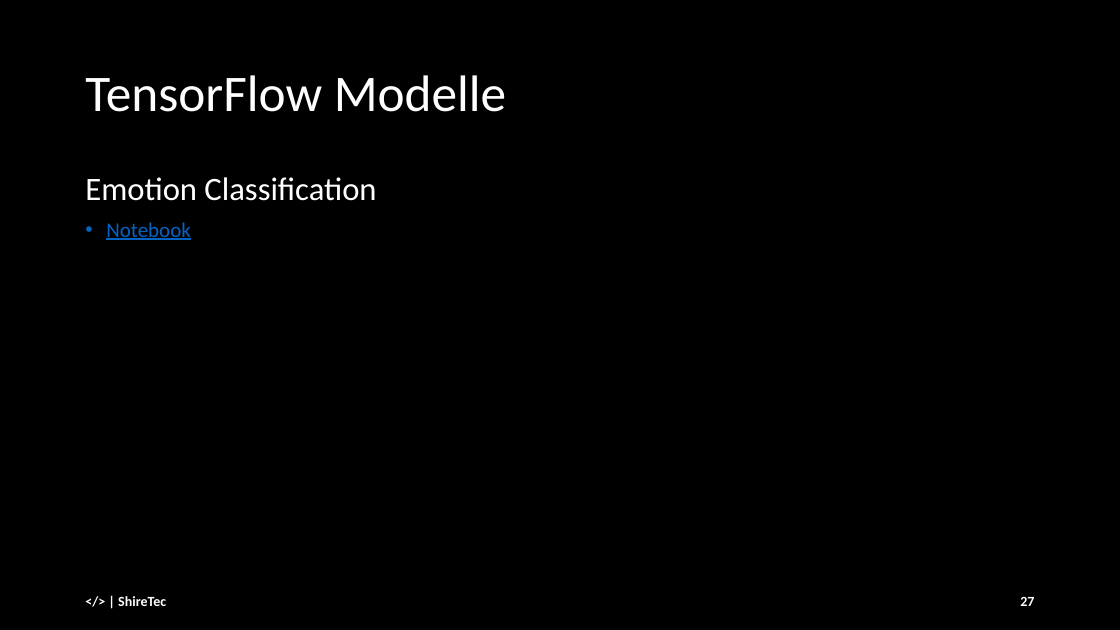
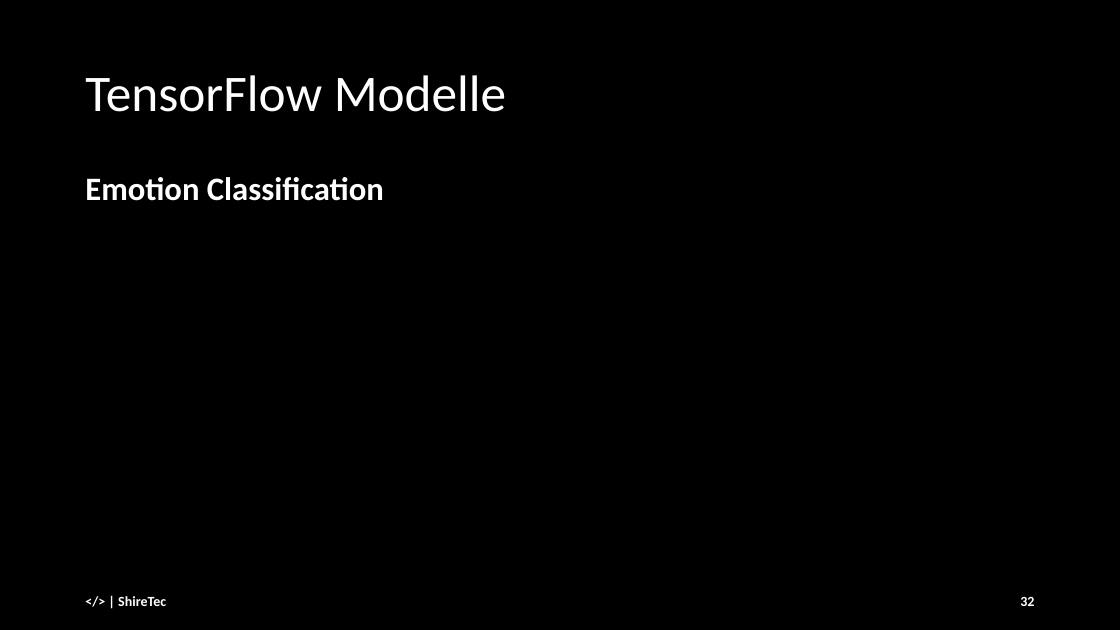
Before and after one commit to andre-anan-gilbert/Real-time-Facial-Age-and-Emotion-Recognition, a slide deck: slide 32 of docs/Final_Presentation_25_01_ [Autosaved].pptx (slide 27 before the commit). Drawn at 1120x630 pixels with LibreOffice and Linux fonts; fonts in the diff are those of the drawing. Boxes give left, top, right and bottom in pixels: in the first picture for what was removed or moved away, otherwise in the second. Text is boxed around its words. In the diff, an @@ line names an element or a change of style, - is before the commit and + after.

```diff
--- a/docs/Final_Presentation_25_01_ [Autosaved].pptx
+++ b/docs/Final_Presentation_25_01_ [Autosaved].pptx
@@ text "Emotion Classification" at box(85, 177, 384, 201): bold on @@
@@ text at box(106, 222, 191, 240): paragraph removed @@
-• Notebook
@@ page number at box(1020, 597, 1034, 606): text changed @@
-27
+32
```
Also in this commit, not shown: 18 other slides changed, 7 slides added, 1 slide removed.
